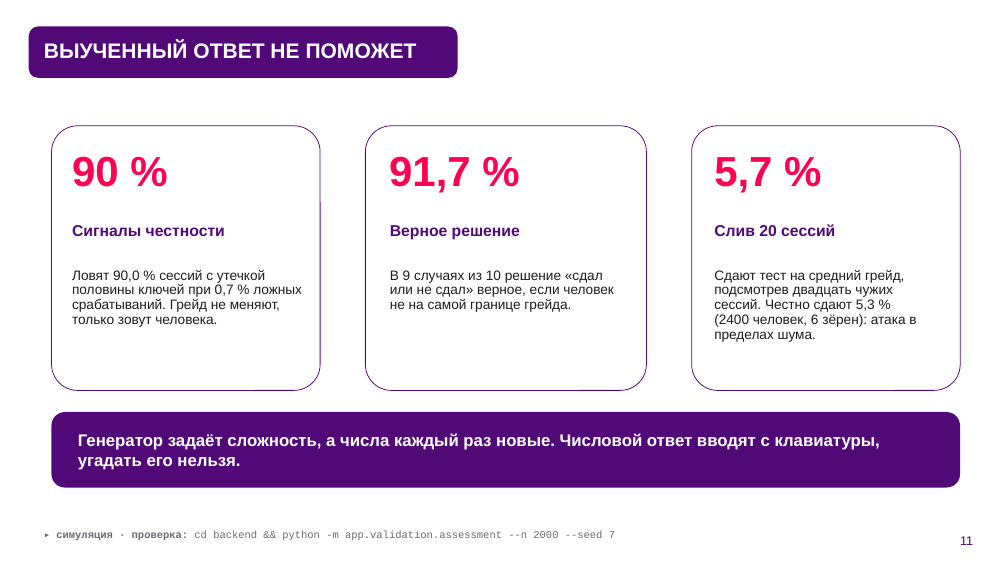
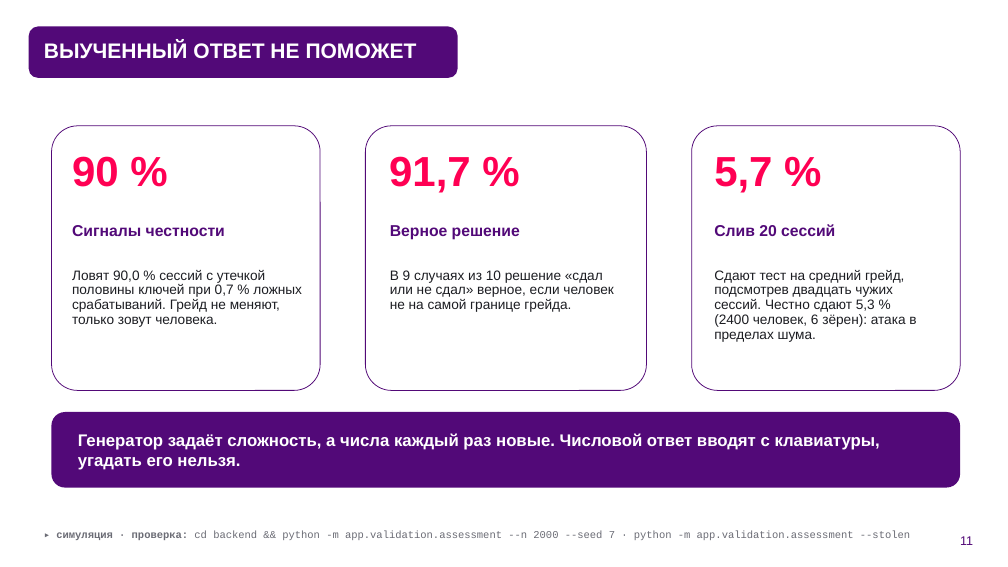
Before and after one commit to KonkovDV/fsp-talent, a slide deck: slide 11 of submission/03-presentation/FSP_Talent_presentation.pptx. Drawn at 1008x567 pixels with LibreOffice and Linux fonts; fonts in the diff are those of the drawing; background and template pictures are left out. Boxes give left, top, right and bottom in pixels: in the first picture for what was removed or moved away, otherwise in the second. Text is boxed around its words. In the diff, an @@ line names an element or a change of style, - is before the commit and + after.

```diff
--- a/submission/03-presentation/FSP_Talent_presentation.pptx
+++ b/submission/03-presentation/FSP_Talent_presentation.pptx
@@ text at (56, 530, 910, 540): text changed @@
-▸ симуляция · проверка: cd backend && python -m app.validation.assessment --n 2000 --seed 7
+▸ симуляция · проверка: cd backend && python -m app.validation.assessment --n 2000 --seed 7 · python -m app.validation.assessment --stolen
```
Also in this commit, not shown: 2 other slides changed, 1 other file.
